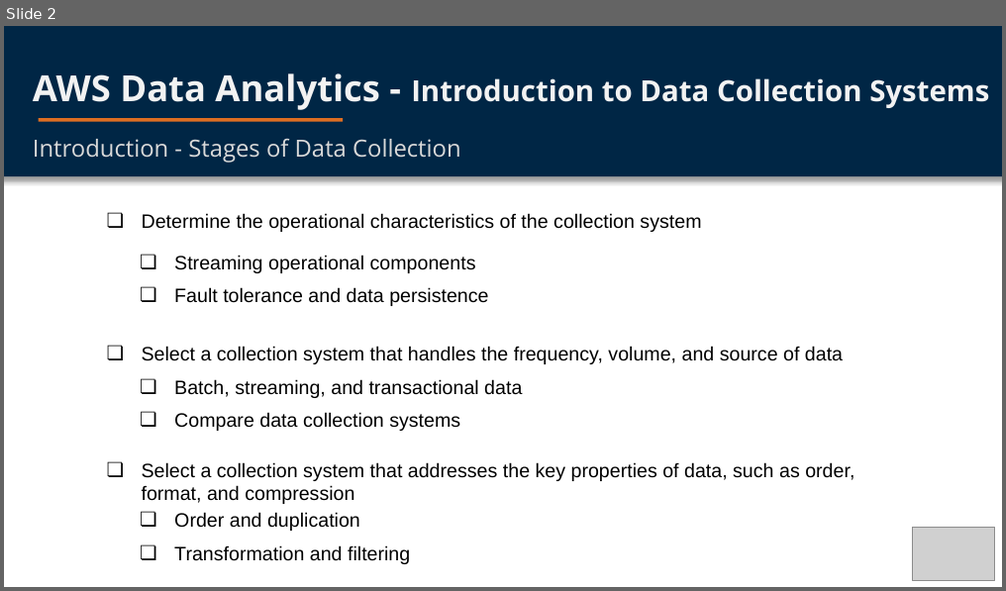
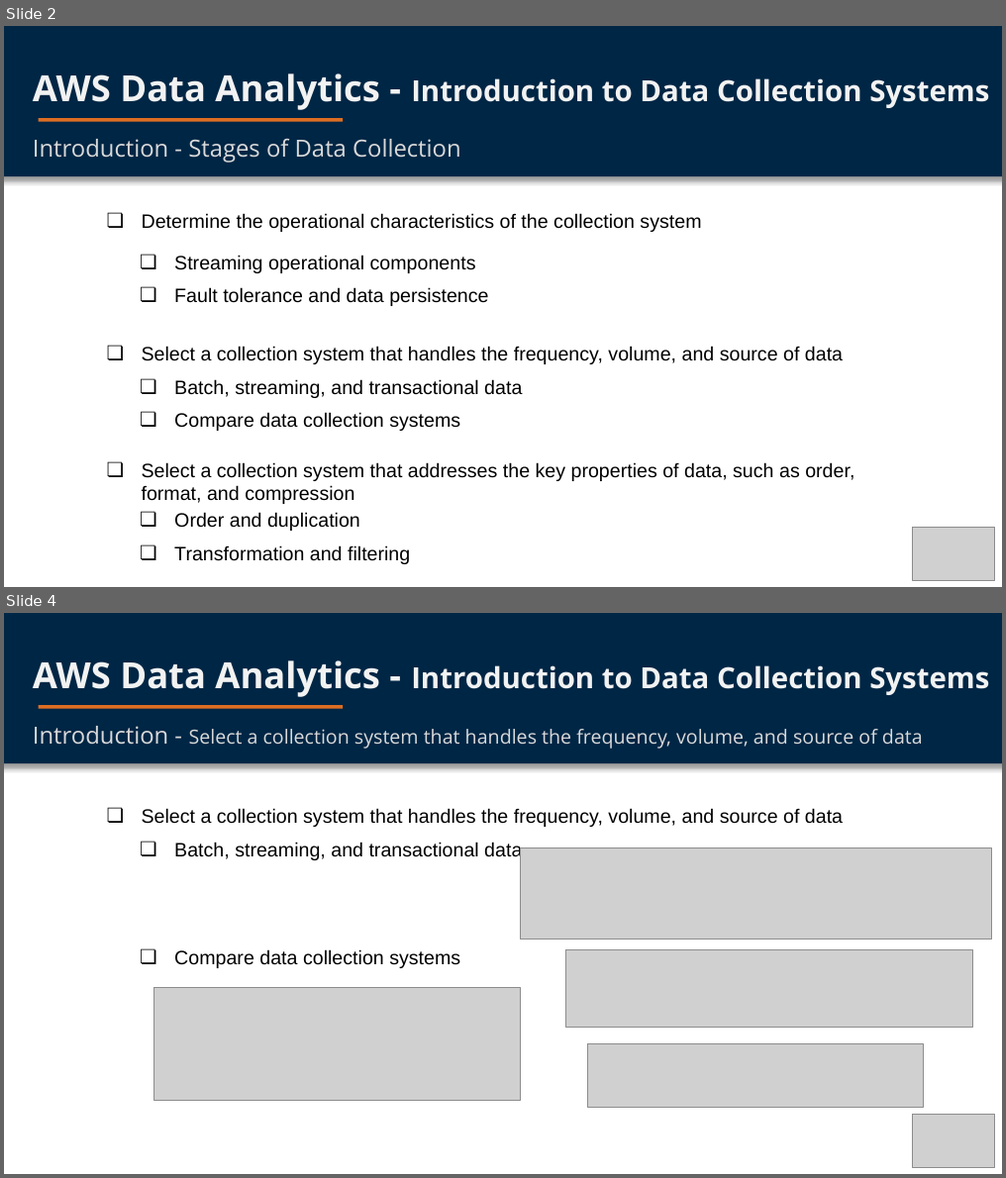
Before and after one commit to vbloise3/awsCert, a slide deck: public/Exam Notes/6-Introduction to data collection systems.pptx. Shown one above the other, each under a label of ours: slide 2 before the commit, slides 2 and 4 after it; the slides between them are not shown. The pictures are 1006x591 and 1006x1178 pixels, drawn with LibreOffice and Linux fonts; fonts in the diff are those of the drawing; grey boxes stand for pictures. Boxes give left, top, right and bottom in pixels: in the first picture for what was removed or moved away, otherwise in the second. Text is boxed around its words. In the diff, an @@ line names an element or a change of style, - is before the commit and + after.

Commit message:
added 6-intro to data collection systems

```diff
--- a/public/Exam Notes/6-Introduction to data collection systems.pptx
+++ b/public/Exam Notes/6-Introduction to data collection systems.pptx
@@ slide 4 added at <box>4,613,1002,1174</box>, background #FFFFFF @@
@@ rectangle added at <box>4,613,1002,763</box>, fill #002645 @@
@@ text added at <box>33,661,989,697</box>, 21 pt, text #F2F2F2, bold @@
+AWS Data Analytics - Introduction to Data Collection Systems
@@ text added at <box>33,726,923,749</box>, 14 pt, text #D9D9D9 @@
+Introduction - Select a collection system that handles the frequency, volume, and source of data
@@ rectangle added at <box>38,705,343,709</box>, fill #DE6E22 @@
@@ text added at <box>142,808,843,827</box>, 14 pt, text #000000 @@
+❏ Select a collection system that handles the frequency, volume, and source of data
@@ text added at <box>174,842,522,861</box>, 14 pt, text #000000 @@
+❏ Batch, streaming, and transactional data
@@ picture added at <box>520,849,991,940</box> @@
@@ text added at <box>174,950,460,968</box>, 14 pt, text #000000 @@
+❏ Compare data collection systems
@@ picture added at <box>566,951,973,1027</box> @@
@@ picture added at <box>153,987,520,1100</box> @@
@@ picture added at <box>588,1044,923,1108</box> @@
@@ picture added at <box>912,1114,994,1167</box> @@
```
Also in this commit, not shown: 3 other slides added.
